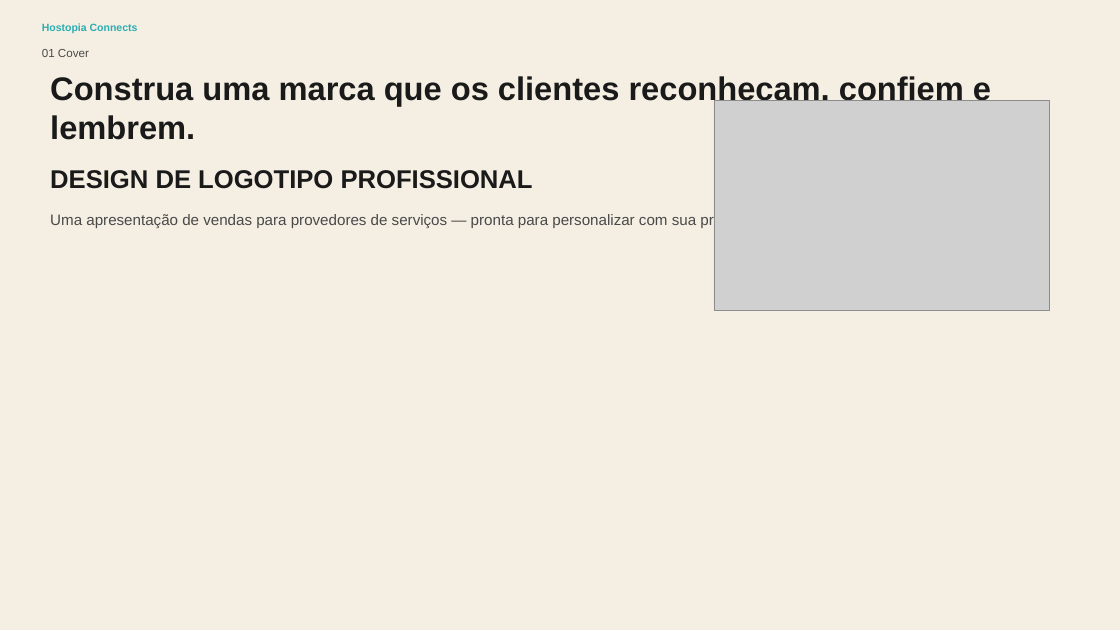
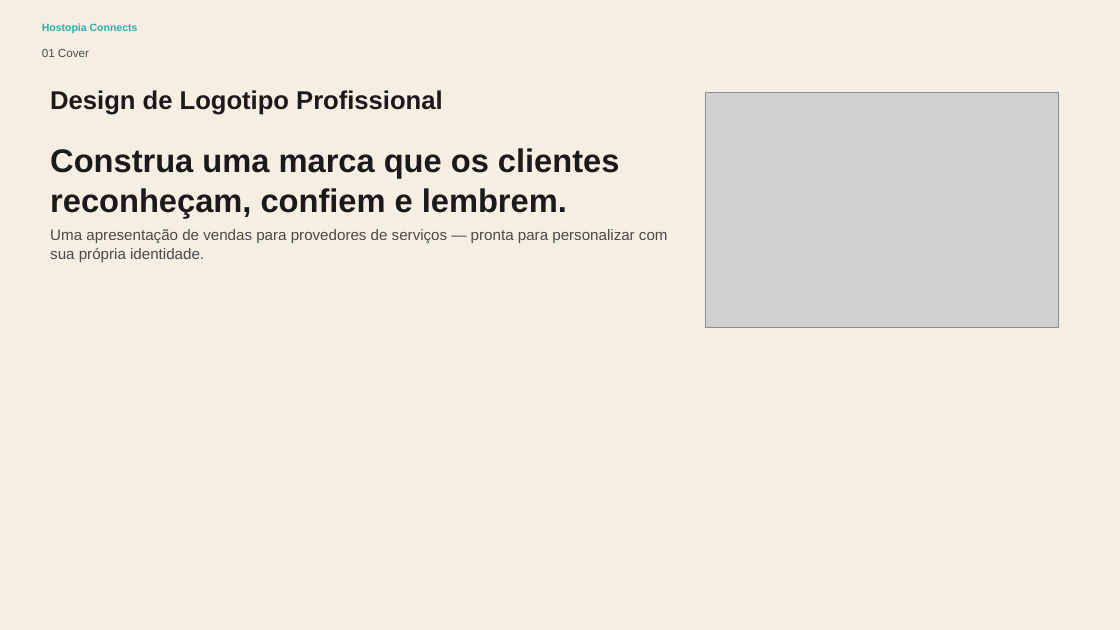
Before and after one commit to ginocardenas-cpu/hostopiaconnects, a slide deck: slide 1 of public/assets/editable/professional-logo-design-sales-presentation-2/pt/Professional Logo Design Sales Presentation - pt.pptx. Drawn at 1120x630 pixels with LibreOffice and Linux fonts; fonts in the diff are those of the drawing; grey boxes stand for pictures. Boxes give left, top, right and bottom in pixels: in the first picture for what was removed or moved away, otherwise in the second. Text is boxed around its words. In the diff, an @@ line names an element or a change of style, - is before the commit and + after.

```diff
--- a/public/assets/editable/professional-logo-design-sales-presentation-2/pt/Professional Logo Design Sales Presentation - pt.pptx
+++ b/public/assets/editable/professional-logo-design-sales-presentation-2/pt/Professional Logo Design Sales Presentation - pt.pptx
@@ text "Design de Logotipo Profissional" at (50,90,443,115): vertical alignment middle to top @@
@@ text at (50,90,443,115): text changed @@
-DESIGN DE LOGOTIPO PROFISSIONAL
+Design de Logotipo Profissional
@@ picture: place and size @@
-picture at (714,101,1050,311)
+picture at (706,92,1059,328)
@@ text "Construa uma marca que os ...": place and size @@
-text "Construa uma marca que os ..." at (50,76,991,140)
+text "Construa uma marca que os ..." at (50,148,620,218)
@@ text "Construa uma marca que os ..." at (50,148,620,218): vertical alignment middle to top @@
@@ text "Uma apresentação de vendas para ..." rewrapped from (50,212,747,228) to (50,229,668,262) @@
```
Also in this commit, not shown: 12 other slides changed, 37 other files.
